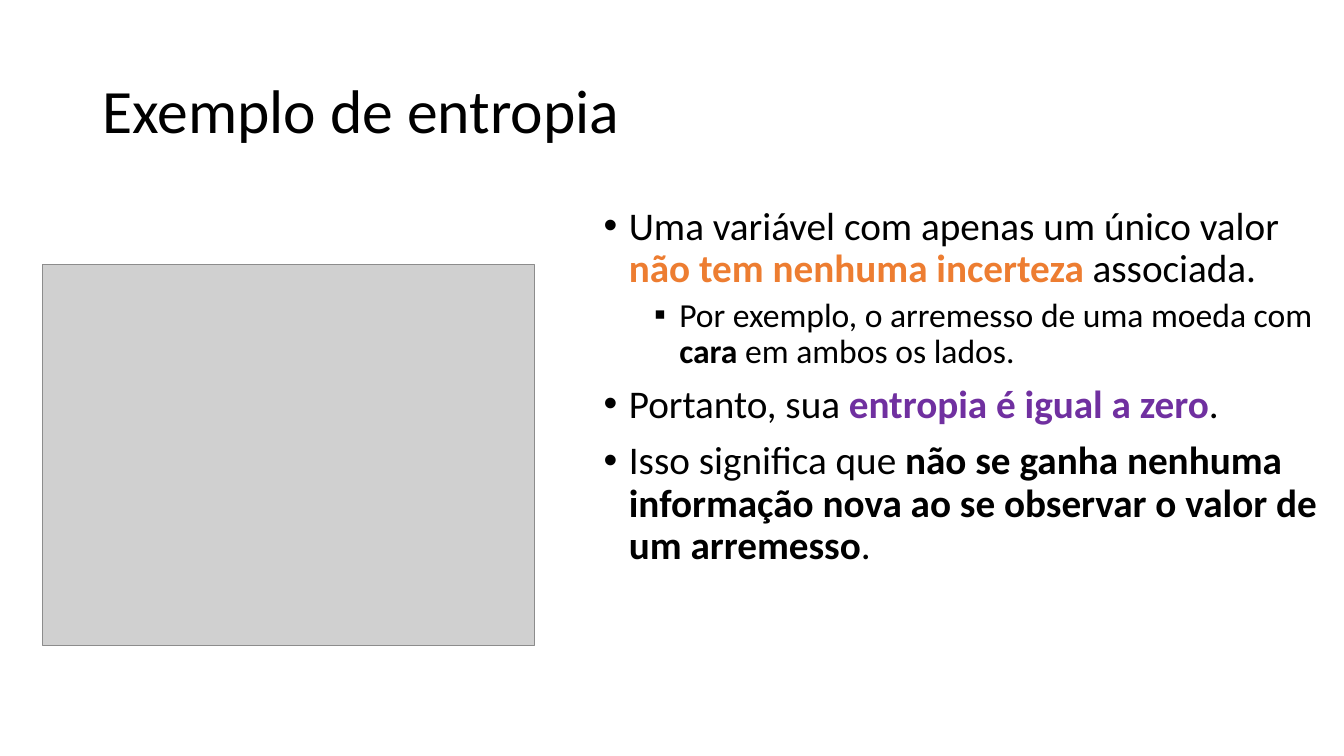
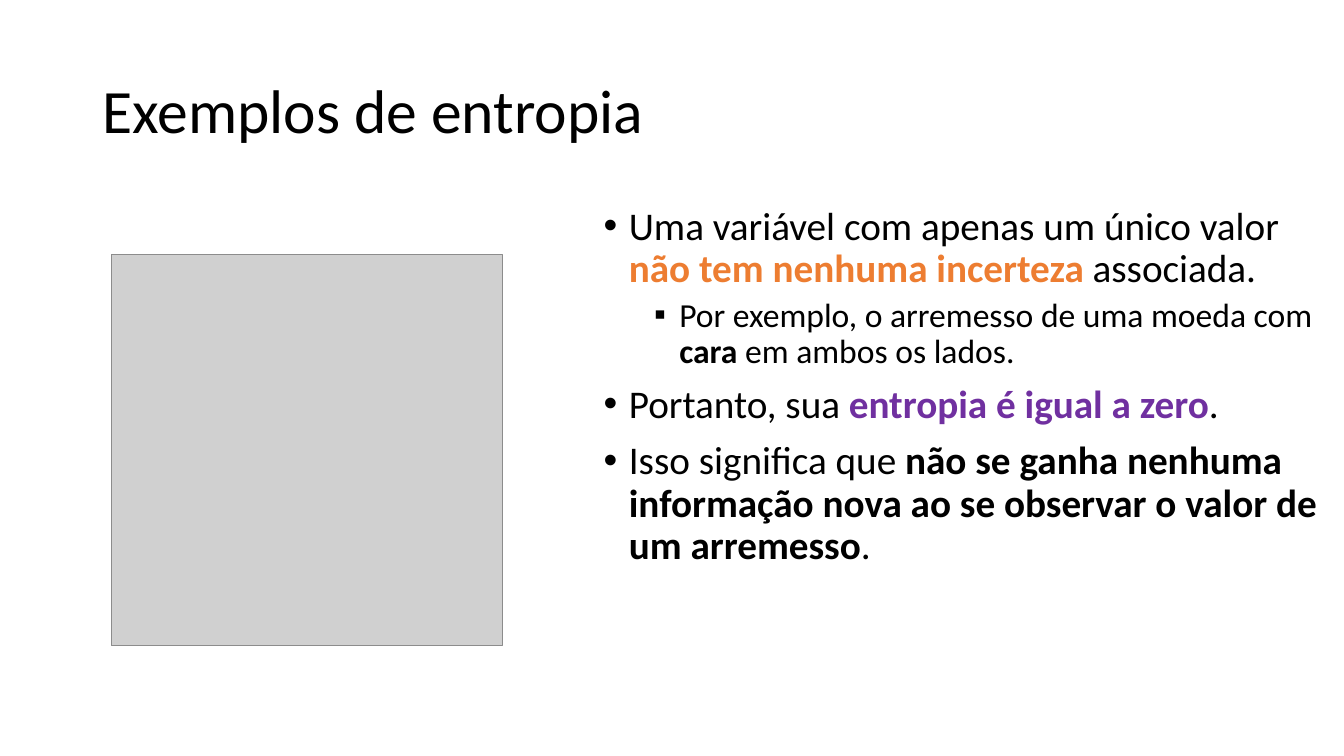
Before and after one commit to zz4fap/c24_inteligencia_artificial, a slide deck: slide 20 of slides/C24_Árvores_de_decisão.pptx (slide 29 before the commit). Drawn at 1344x756 pixels with LibreOffice and Linux fonts; fonts in the diff are those of the drawing; grey boxes stand for pictures. Boxes give left, top, right and bottom in pixels: in the first picture for what was removed or moved away, otherwise in the second. Text is boxed around its words. In the diff, an @@ line names an element or a change of style, - is before the commit and + after.

```diff
--- a/slides/C24_Árvores_de_decisão.pptx
+++ b/slides/C24_Árvores_de_decisão.pptx
@@ title at <box>102,90,643,143</box>: text changed @@
-Exemplo de entropia
+Exemplos de entropia
@@ picture: place and size @@
-picture at <box>42,264,534,645</box>
+picture at <box>111,255,502,646</box>
```
Also in this commit, not shown: 15 other slides changed, 2 slides added, 11 slides removed.
